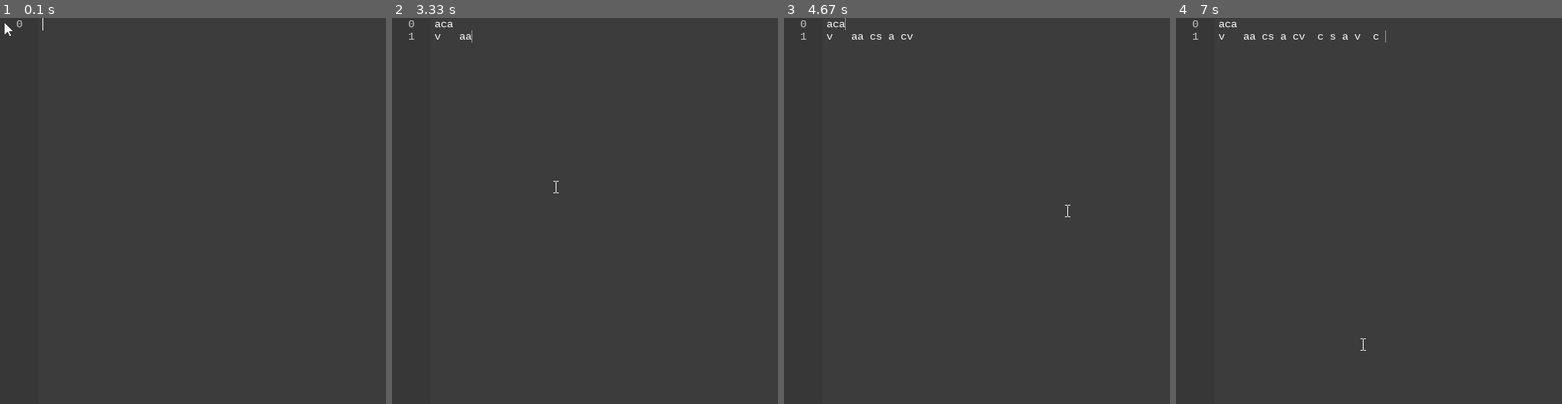
Above: before the commit, frames 1-4 (left to right).
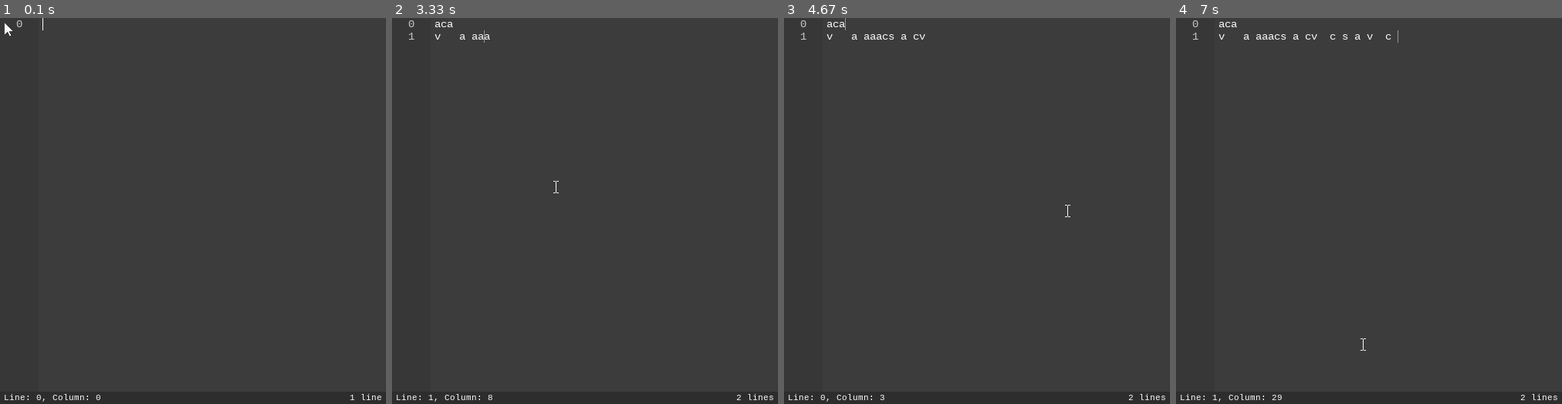
Above: after the commit, the same moments.

Repository: BrunoMontalto/AnyNote
Game: pygame game, started from main.pyw
Same seed, same stepped clock (60 frames per second), same inputs: the game is played once before the commit and once after it.
Inputs (mouse positions are in pixels of both pictures, inside the frame that each line leads up to):
- Up to frame 1 (0.1 s): no input
- Up to frame 2 (3.33 s): tap C at 0.33, 1.72 s; hold Ctrl 0.67-1.2 s; hold Left 0.67-1.2 s; hold A 0.67-1.2 s; move the mouse to (519, 299) at 0.7 s; tap V at 0.82, 2.28 s; press the mouse at (461, 265) at 1.27 s; move the mouse to (500, 222) at 1.37 s; release the mouse at (538, 183) at 1.5 s; hold Backspace 1.57-2.1 s; hold Left 1.57-2.1 s; hold A 1.57-2.1 s; click (685, 68) at 1.65 s; hold Enter 2.13-2.67 s; hold Left 2.13-2.67 s; hold A 2.13-2.67 s; click (727, 342) at 2.22 s; hold Tab 2.7-3.23 s; hold Left 2.7-3.23 s; hold A 2.7-3.23 s; click (619, 110) at 2.78 s; hold Left from 3.27 s (still down); hold A from 3.27 s (still down); move the mouse to (554, 187) at 3.3 s
- Up to frame 3 (4.67 s): click (946, 187) at 3.35 s; tap C at 3.42, 3.98 s; release Left at 3.8 s; release A at 3.8 s; hold Down 3.83-4.13 s; hold S 3.83-4.13 s; tap Space at 3.9, 4.23, 4.53 s; click (1042, 346) at 3.92 s; hold Left 4.17-4.57 s; hold A 4.17-4.57 s; click (1031, 261) at 4.25 s; tap V at 4.32 s; hold Up from 4.6 s (still down); move the mouse to (1065, 211) at 4.63 s
- Up to frame 4 (7 s): tap Space at 4.67, 5.07, 5.37, 5.73, 6.13, 6.43, 6.63, 6.93 s; click (1457, 211) at 4.68 s; release Up at 4.97 s; hold Right 5-5.63 s; click (1287, 187) at 5.08 s; tap C at 5.15, 6.72 s; hold Down 5.67-6.03 s; hold S 5.67-6.03 s; click (1272, 268) at 5.75 s; tap V at 5.82 s; hold Left 6.07-6.53 s; hold A 6.07-6.53 s; click (1237, 199) at 6.15 s; hold Right from 6.57 s (still down); click (1361, 346) at 6.65 s

The runs differ from the first frame. In frame 1, 0.1% of the frame differs, in the area x 1-99%, y 97-100%; in frame 2, 0.2%; in frame 3, 0.3%; in frame 4, 0.4%, in the area x 1-99%, y 3-100%.

Commit message:
feat holding key after 1/2 second -> repeat
now the window updates during resize (warning: works only on windows)

current line, current col and line count indicator

holding key after 1/2 second -> repeat

if the cursor is out of look after backspace or cntrl v, fix the scroll

icon resized to 32x32

Diff:
--- a/AnyNote.py
+++ b/AnyNote.py
@@ -12,9 +12,13 @@
 
 # Constants
 DEFAULT_FONT = pygame.font.SysFont("Consolas", 16)
+GUI_FONT = pygame.font.SysFont("Consolas", 12)
 #                bg             fg
 DEFAULT_THEME = [(60, 60, 60), (250, 250, 250)]
+
 CURSOR_COLOR_SWAP_TIMER = 30
+REPEAT_TIMER = 30
+
 LINE_INDEX_WIDTH = 50
 LINE_PAD = 5
 
@@ -37,6 +41,10 @@
         self.selection_start = None
         self.selection_end = None
 
+        self.repeat_timer = REPEAT_TIMER
+        self.input_hold = None
+        self.prev_input_hold = None
+
         self.scroll = 0
 
         self.surf = pygame.Surface(size)
@@ -47,6 +55,8 @@
             print(self.lines[i])
 
     def set_size(self, size):
+        if size[0] < 0 or size[1] < 0:
+            return
         self.w, self.h = size
         self.surf = pygame.Surface(size)
 
@@ -100,6 +110,187 @@
         self.selection_end = None
 
         #self.print()
+
+
+    def handle_input(self, event, mx, my, font_h):
+        if event.type == pygame.KEYDOWN:
+            print("unicode:", event.unicode)
+            print("event key:", event.key)
+
+
+            self.input_hold = (event.key, event.mod, event.unicode)
+
+            if event.key == pygame.K_RETURN:
+                self.new_line()
+
+            elif event.key == pygame.K_BACKSPACE: #backspace
+                selection_start = self.selection_start
+                selection_end = self.selection_end
+                if selection_start != selection_end and (selection_start and selection_end): #delete selection
+                    self.delete_selection()
+
+                elif self.cursor_col == 0:
+                    if self.cursor_line > 0:
+                        removed_line = self.lines[self.cursor_line]
+                        self.lines.pop(self.cursor_line)
+                        self.cursor_line -= 1
+                        self.cursor_col = len(self.lines[self.cursor_line])
+                        self.lines[self.cursor_line] = self.lines[self.cursor_line] + removed_line
+                else:
+                    self.lines[self.cursor_line] = self.lines[self.cursor_line][:self.cursor_col - 1] + self.lines[self.cursor_line][self.cursor_col:]
+                    self.cursor_col -= 1
+
+                #scroll to cursor
+                if self.cursor_line < self.scroll//font_h or self.cursor_line > self.scroll//font_h + self.h/font_h:
+                    self.scroll = self.cursor_line * font_h
+
+
+            elif event.key == pygame.K_RIGHT:
+                if event.mod & pygame.KMOD_CTRL:
+                    if self.cursor_col < len(self.lines[self.cursor_line]):
+                        c = self.lines[self.cursor_line][self.cursor_col]
+                        if c == " ":
+                            self.cursor_col += 1
+                        else:
+                            while c != " " and self.cursor_col < len(self.lines[self.cursor_line]):
+                                self.cursor_col += 1
+                                if self.cursor_col < len(self.lines[self.cursor_line]):
+                                    c = self.lines[self.cursor_line][self.cursor_col]
+
+                else:
+                    self.cursor_col += 1
+                    if self.cursor_col > len(self.lines[self.cursor_line]):
+                        self.cursor_line += 1
+                        if self.cursor_line >= len(self.lines):
+                            self.cursor_line = len(self.lines) - 1
+                            self.cursor_col = len(self.lines[self.cursor_line])
+                            return
+                        self.cursor_col = 0
+
+            elif event.key == pygame.K_LEFT:
+                if event.mod & pygame.KMOD_CTRL:
+                    if self.cursor_col > 0:
+                        c = self.lines[self.cursor_line][self.cursor_col - 1]
+                        if c == " ":
+                            self.cursor_col -= 1
+                        else:
+                            while c != " " and self.cursor_col > 0:
+                                self.cursor_col -= 1
+                                c = self.lines[self.cursor_line][self.cursor_col - 1]
+                else:
+                    self.cursor_col -= 1
+                    if self.cursor_col < 0:
+                        self.cursor_line -= 1
+                        if self.cursor_line < 0:
+                            self.cursor_line = 0
+                            self.cursor_col = 0
+                            return
+                        self.cursor_col = len(self.lines[self.cursor_line])
+
+
+            elif event.key == pygame.K_UP:
+                self.cursor_line -= 1
+                if self.cursor_line < 0:
+                    self.cursor_line = 0
+                else:
+                    if self.cursor_col > len(self.lines[self.cursor_line]):
+                        self.cursor_col = len(self.lines[self.cursor_line])
+
+            elif event.key == pygame.K_DOWN:
+                self.cursor_line += 1
+                if self.cursor_line > len(self.lines) - 1:
+                    self.cursor_line = len(self.lines) - 1
+                else:
+                    if self.cursor_col > len(self.lines[self.cursor_line]):
+                        self.cursor_col = len(self.lines[self.cursor_line])
+
+
+
+
+            elif (event.key == pygame.K_c) and (event.mod & pygame.KMOD_CTRL): #CTRL C
+                #TODO
+                pass
+
+            elif (event.key == pygame.K_v) and (event.mod & pygame.KMOD_CTRL): #CTRL V
+                print("ctrl V")
+                for c in root.clipboard_get():
+                    if c == "\n":
+                        self.new_line()
+                        continue
+                    self.lines[self.cursor_line] = self.lines[self.cursor_line][:self.cursor_col] + c + self.lines[self.cursor_line][self.cursor_col:]
+                    self.cursor_col += 1
+
+                #scroll to cursor
+                if self.cursor_line < self.scroll//font_h or self.cursor_line > self.scroll//font_h + self.h/font_h:
+                    self.scroll = self.cursor_line * font_h
+
+            elif (event.key == pygame.K_a) and (event.mod & pygame.KMOD_CTRL): #CTRL A
+                self.selection_start = (0, 0)
+                self.selection_end = (len(self.lines) - 1, len(self.lines[-1]))
+                self.cursor_line = len(self.lines) - 1
+                self.cursor_col = len(self.lines[self.cursor_line])
+
+
+            elif (event.key == pygame.K_s) and (event.mod & pygame.KMOD_CTRL):
+                self.save()
+
+            elif event.key == 9: #tab
+                self.lines[self.cursor_line] = self.lines[self.cursor_line][:self.cursor_col] + "    " + self.lines[self.cursor_line][self.cursor_col:]
+                self.cursor_col += 4
+
+            else:
+                if event.key in (1073742049, 1073742048): return #TODO aggiungere altri tasti vietati
+                self.cursor_color_swap_timer = CURSOR_COLOR_SWAP_TIMER
+
+                selection_start = self.selection_start
+                selection_end = self.selection_end
+                if selection_start != selection_end and (selection_start and selection_end): #delete selection
+                    self.delete_selection()
+
+                self.lines[self.cursor_line] = self.lines[self.cursor_line][:self.cursor_col] + event.unicode + self.lines[self.cursor_line][self.cursor_col:]
+                self.cursor_col += 1
+
+
+        elif event.type == pygame.KEYUP:
+            self.input_hold = None
+            self.repeat_timer = REPEAT_TIMER
+
+
+        elif event.type == pygame.MOUSEBUTTONDOWN:
+            if event.button == 1:
+                font_h = self.font.size('|')[1]
+                self.cursor_line = my // font_h
+                if self.cursor_line >= len(self.lines):
+                    self.cursor_line = len(self.lines) - 1
+                    self.cursor_col = len(self.lines[self.cursor_line])
+                else:
+                    mrow = 0
+                    for c in self.lines[self.cursor_line]:
+                        mx -= self.font.size(c)[0]
+                        if mx < 0:
+                            break
+                        mrow += 1
+
+                    self.cursor_col = mrow
+
+                self.selecting = True
+                self.selection_start = (self.cursor_line, self.cursor_col)
+                self.selection_end = None
+
+            #TODO fluid scrolling
+            elif event.button == 4: #up
+                self.scroll -= font_h*3
+                if self.scroll < 0:
+                    self.scroll = 0
+            elif event.button == 5: #down
+                self.scroll += font_h*3
+
+
+
+        elif event.type == pygame.MOUSEBUTTONUP:
+            if event.button == 1:
+                self.selecting = False
+                self.selection_end = (self.cursor_line, self.cursor_col)
 
 
     def listen(self, events, mx, my):
@@ -132,172 +323,26 @@
 
             self.selection_end = (self.cursor_line, self.cursor_col)
 
+
+        if self.prev_input_hold == self.input_hold and self.input_hold:
+                self.repeat_timer -= 1
+                if self.repeat_timer <= 0:
+                    e = pygame.event.Event(pygame.KEYDOWN)
+
+                    e.key, e.mod, e.unicode = self.input_hold
+                    self.handle_input(e, mx, my, font_h)
+        else:
+            self.repeat_timer = REPEAT_TIMER
+
+        self.prev_input_hold = self.input_hold
+
         for event in events:
-            if event.type == pygame.KEYDOWN:
-                print("unicode:", event.unicode)
-                print("event key:", event.key)
-
-
-                if event.key == pygame.K_RETURN:
-                    self.new_line()
-
-                elif event.key == pygame.K_BACKSPACE: #backspace
-                    selection_start = self.selection_start
-                    selection_end = self.selection_end
-                    if selection_start != selection_end and (selection_start and selection_end): #delete selection
-                        self.delete_selection()
-
-                    elif self.cursor_col == 0:
-                        if self.cursor_line > 0:
-                            removed_line = self.lines[self.cursor_line]
-                            self.lines.pop(self.cursor_line)
-                            self.cursor_line -= 1
-                            self.cursor_col = len(self.lines[self.cursor_line])
-                            self.lines[self.cursor_line] = self.lines[self.cursor_line] + removed_line
-                    else:
-                        self.lines[self.cursor_line] = self.lines[self.cursor_line][:self.cursor_col - 1] + self.lines[self.cursor_line][self.cursor_col:]
-                        self.cursor_col -= 1
-
-
-                elif event.key == pygame.K_RIGHT:
-                    if event.mod & pygame.KMOD_CTRL:
-                        if self.cursor_col < len(self.lines[self.cursor_line]):
-                            c = self.lines[self.cursor_line][self.cursor_col]
-                            if c == " ":
-                                self.cursor_col += 1
-                            else:
-                                while c != " " and self.cursor_col < len(self.lines[self.cursor_line]):
-                                    self.cursor_col += 1
-                                    if self.cursor_col < len(self.lines[self.cursor_line]):
-                                        c = self.lines[self.cursor_line][self.cursor_col]
-
-                    else:
-                        self.cursor_col += 1
-                        if self.cursor_col > len(self.lines[self.cursor_line]):
-                            self.cursor_line += 1
-                            if self.cursor_line >= len(self.lines):
-                                self.cursor_line = len(self.lines) - 1
-                                self.cursor_col = len(self.lines[self.cursor_line])
-                                continue
-                            self.cursor_col = 0
-
-                elif event.key == pygame.K_LEFT:
-                    if event.mod & pygame.KMOD_CTRL:
-                        if self.cursor_col > 0:
-                            c = self.lines[self.cursor_line][self.cursor_col - 1]
-                            if c == " ":
-                                self.cursor_col -= 1
-                            else:
-                                while c != " " and self.cursor_col > 0:
-                                    self.cursor_col -= 1
-                                    c = self.lines[self.cursor_line][self.cursor_col - 1]
-                    else:
-                        self.cursor_col -= 1
-                        if self.cursor_col < 0:
-                            self.cursor_line -= 1
-                            if self.cursor_line < 0:
-                                self.cursor_line = 0
-                                self.cursor_col = 0
-                                continue
-                            self.cursor_col = len(self.lines[self.cursor_line])
-
-
-                elif event.key == pygame.K_UP:
-                    self.cursor_line -= 1
-                    if self.cursor_line < 0:
-                        self.cursor_line = 0
-                    else:
-                        if self.cursor_col > len(self.lines[self.cursor_line]):
-                            self.cursor_col = len(self.lines[self.cursor_line])
-
-                elif event.key == pygame.K_DOWN:
-                    self.cursor_line += 1
-                    if self.cursor_line > len(self.lines) - 1:
-                        self.cursor_line = len(self.lines) - 1
-                    else:
-                        if self.cursor_col > len(self.lines[self.cursor_line]):
-                            self.cursor_col = len(self.lines[self.cursor_line])
-
-
-
-
-                elif (event.key == pygame.K_c) and (event.mod & pygame.KMOD_CTRL): #CTRL C
-                    #TODO
-                    pass
-
-                elif (event.key == pygame.K_v) and (event.mod & pygame.KMOD_CTRL): #CTRL V
-                    print("ctrl V")
-                    for c in root.clipboard_get():
-                        if c == "\n":
-                            self.new_line()
-                            continue
-                        self.lines[self.cursor_line] = self.lines[self.cursor_line][:self.cursor_col] + c + self.lines[self.cursor_line][self.cursor_col:]
-                        self.cursor_col += 1
-
-                elif (event.key == pygame.K_a) and (event.mod & pygame.KMOD_CTRL): #CTRL A
-                    self.selection_start = (0, 0)
-                    self.selection_end = (len(self.lines) - 1, len(self.lines[-1]))
-                    self.cursor_line = len(self.lines) - 1
-                    self.cursor_col = len(self.lines[self.cursor_line])
-
-
-                elif (event.key == pygame.K_s) and (event.mod & pygame.KMOD_CTRL):
-                    self.save()
-
-                elif event.key == 9: #tab
-                    self.lines[self.cursor_line] = self.lines[self.cursor_line][:self.cursor_col] + "    " + self.lines[self.cursor_line][self.cursor_col:]
-                    self.cursor_col += 4
-
-                else:
-                    if event.key in (1073742049, 1073742048): continue #TODO aggiungere altri tasti vietati
-                    self.cursor_color_swap_timer = CURSOR_COLOR_SWAP_TIMER
-
-                    selection_start = self.selection_start
-                    selection_end = self.selection_end
-                    if selection_start != selection_end and (selection_start and selection_end): #delete selection
-                        self.delete_selection()
-
-                    self.lines[self.cursor_line] = self.lines[self.cursor_line][:self.cursor_col] + event.unicode + self.lines[self.cursor_line][self.cursor_col:]
-                    self.cursor_col += 1
-
-            elif event.type == pygame.MOUSEBUTTONDOWN:
-                if event.button == 1:
-                    font_h = self.font.size('|')[1]
-                    self.cursor_line = my // font_h
-                    if self.cursor_line >= len(self.lines):
-                        self.cursor_line = len(self.lines) - 1
-                        self.cursor_col = len(self.lines[self.cursor_line])
-                    else:
-                        mrow = 0
-                        for c in self.lines[self.cursor_line]:
-                            mx -= self.font.size(c)[0]
-                            if mx < 0:
-                                break
-                            mrow += 1
-
-                        self.cursor_col = mrow
-
-                    self.selecting = True
-                    self.selection_start = (self.cursor_line, self.cursor_col)
-                    self.selection_end = None
-
-                #TODO fluid scrolling
-                elif event.button == 4: #up
-                    self.scroll -= font_h*3
-                    if self.scroll < 0:
-                        self.scroll = 0
-                elif event.button == 5: #down
-                    self.scroll += font_h*3
-
-
-
-            elif event.type == pygame.MOUSEBUTTONUP:
-                if event.button == 1:
-                    self.selecting = False
-                    self.selection_end = (self.cursor_line, self.cursor_col)
+            self.handle_input(event, mx, my, font_h)
 
         if self.scroll > font_h * (len(self.lines) - 1):
             self.scroll = font_h * (len(self.lines) - 1)
+
+        #if self.cursor_line < self.scroll//font_h or self.cursor_line > self.scroll//font_h + self.h/:
 
         return pointer_img
 
--- a/main.pyw
+++ b/main.pyw
@@ -1,7 +1,20 @@
 from AnyNote import *
 
+import win32gui #for refresh during resize
+import win32con #
+
+def wndProc(oldWndProc, draw_callback, hWnd, message, wParam, lParam):
+    if message == win32con.WM_SIZE:
+        draw_callback()
+        win32gui.RedrawWindow(hWnd, None, None, win32con.RDW_INVALIDATE | win32con.RDW_ERASE)
+    return win32gui.CallWindowProc(oldWndProc, hWnd, message, wParam, lParam)
+
 size = w,h = 500, 500
-wn = pygame.display.set_mode(size, pygame.RESIZABLE)
+wn = pygame.display.set_mode(size, pygame.RESIZABLE | pygame.DOUBLEBUF)
+pygame.display.set_caption("AnyNote")
+pygame.display.set_icon(pygame.image.load("icon.png").convert_alpha())
+
+
 
 pygame.mouse.set_cursor((8,8),(0,0),(0,0,0,0,0,0,0,0),(0,0,0,0,0,0,0,0))
 CURSORS = []
@@ -9,43 +22,58 @@
     CURSORS.append(pygame.image.load("cursors/" + filename).convert_alpha())
 pointer_img = 0
 
-pygame.display.set_caption("AnyNote")
-pygame.display.set_icon(pygame.image.load("icon.png").convert_alpha())
 
 def main():
-    global w,h, cursor_img
+    global wn, w,h, cursor_img
     pointer_in = False
     clock = pygame.time.Clock()
 
     frame = NoteFrame((0,0), (500,500), DEFAULT_FONT, DEFAULT_THEME)
+
+    def draw():
+        mx, my = pygame.mouse.get_pos()
+        frame.set_size((wn.get_width(), wn.get_height() - 16))
+        pointer_img = frame.listen(events, mx, my)
+        if my > frame.y + frame.h:
+            pointer_img = 0
+
+        wn.fill(colorSum(frame.theme[0], (-15, -15, -15)))
+        frame.draw(wn)
+
+        line_col = GUI_FONT.render("Line: " + str(frame.cursor_line) + ", Column: " + str(frame.cursor_col), True, frame.theme[1])
+        line_cnt = GUI_FONT.render(str(len(frame.lines)) + " line" + ("s" if len(frame.lines) > 1 else ""), True, frame.theme[1])
+        wn.blit(line_col, (LINE_PAD, wn.get_height() - 8 - line_col.get_height()/2))
+        wn.blit(line_cnt, (wn.get_width() - LINE_PAD - line_cnt.get_width(), wn.get_height() - 8 - line_col.get_height()/2))
+
+        pointer = CURSORS[pointer_img]
+        if pointer_in:
+            wn.blit(pointer, (mx - pointer.get_width()//2, my - pointer.get_height()//2))
+
+        pygame.display.flip()
+
+    oldWndProc = win32gui.SetWindowLong(win32gui.GetForegroundWindow(), win32con.GWL_WNDPROC, lambda *args: wndProc(oldWndProc, draw, *args))
     while 1:
         events = pygame.event.get()
         for event in events:
             if event.type == pygame.QUIT:
                 return
 
-            if (event.type == pygame.ACTIVEEVENT):
+            elif event.type == pygame.ACTIVEEVENT:
                 if (event.gain == 1):  # mouse enter the window
                     pointer_in = True
                 else:  # mouse leave the window
                     pointer_in = False
 
+            elif event.type == pygame.VIDEORESIZE:
+                w, h = event.w, event.h
+                #pygame.display.set_icon(pygame.image.load("icon.png").convert_alpha())
+
 
 
         #######################
-        mx, my = pygame.mouse.get_pos()
-        frame.set_size(wn.get_size())
-        pointer_img = frame.listen(events, mx, my)
+        draw()
+        #######################
 
-        wn.fill((0,0,0))
-        frame.draw(wn)
-
-        pointer = CURSORS[pointer_img]
-        if pointer_in:
-            wn.blit(pointer, (mx - pointer.get_width()//2, my - pointer.get_height()//2))
-        #######################
-        pygame.display.set_caption("AnyNote - " + str(round(clock.get_fps())))
-        pygame.display.update()
         clock.tick(60)
 
 
Binary file changed: icon.png
Not shown, changed: .gitignore
